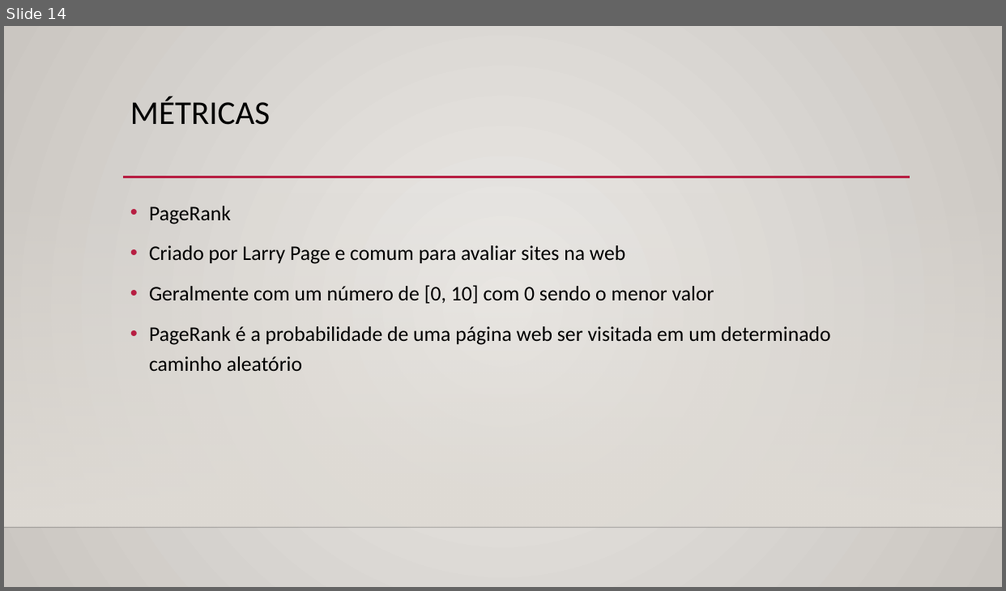
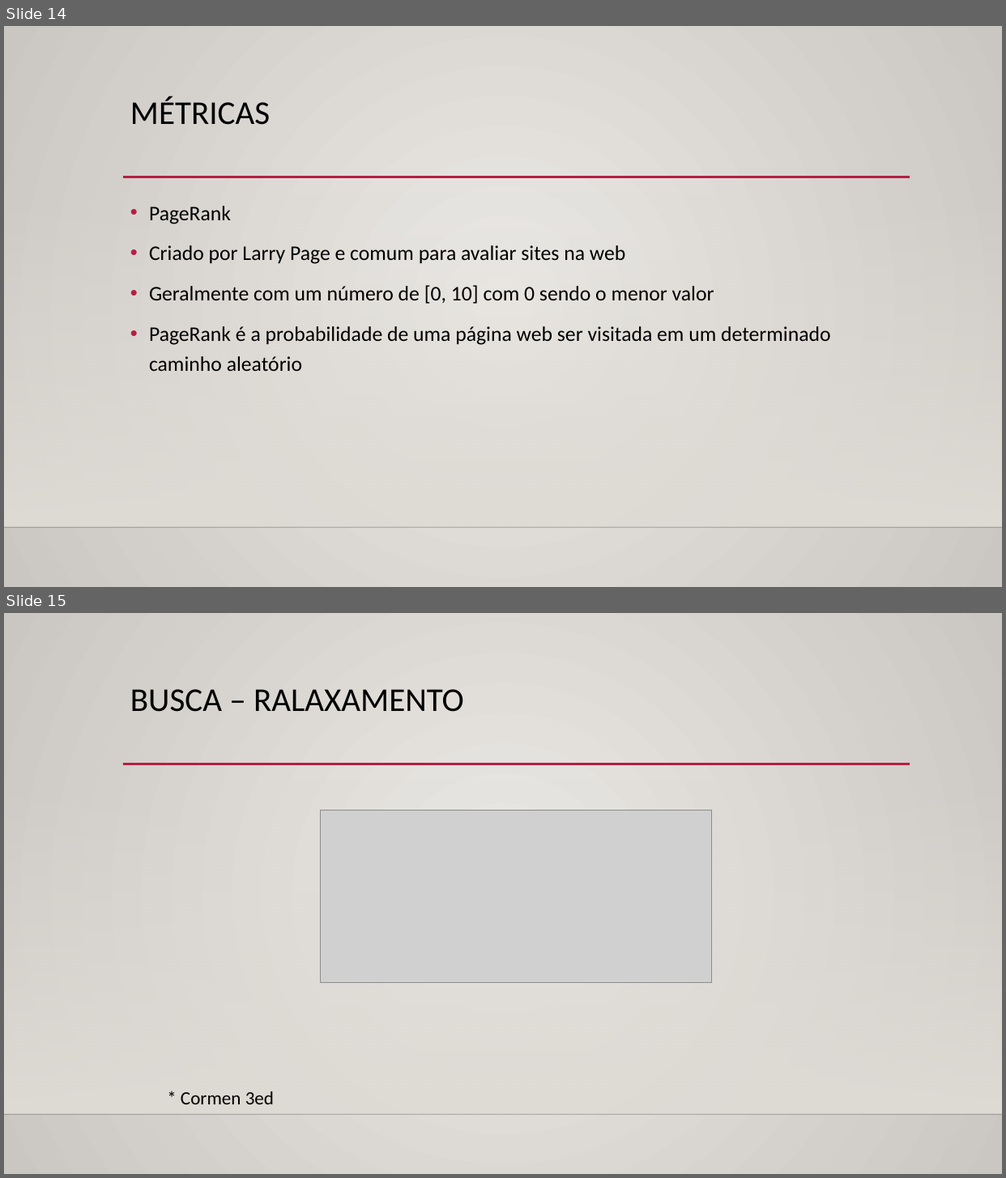
Before and after one commit to gvanerven/treinamento, a slide deck: curso_grafos/grafos.pptx. Shown one above the other, each under a label of ours: slide 14 before the commit, slides 14 and 15 after it. The pictures are 1006x591 and 1006x1178 pixels, drawn with LibreOffice and Linux fonts; fonts in the diff are those of the drawing; grey boxes stand for pictures; background and template pictures are left out. Boxes give left, top, right and bottom in pixels: in the first picture for what was removed or moved away, otherwise in the second. Text is boxed around its words. In the diff, an @@ line names an element or a change of style, - is before the commit and + after.

```diff
--- a/curso_grafos/grafos.pptx
+++ b/curso_grafos/grafos.pptx
@@ slide 15 added at [4,613,1002,1174], background gradient #ECEAE7 to #CAC7C1; not listed: 3 template elements that a slide beside it also shows @@
@@ title added at [130,689,464,712], 32 pt, text #000000 @@
+BUSCA – RALAXAMENTO
@@ picture added at [320,810,711,983] @@
@@ text added at [181,1092,274,1105], 18 pt, text #000000 @@
+* Cormen 3ed
```
Also in this commit, not shown: 2 slides changed, 3 other slides added, 3 other files.
